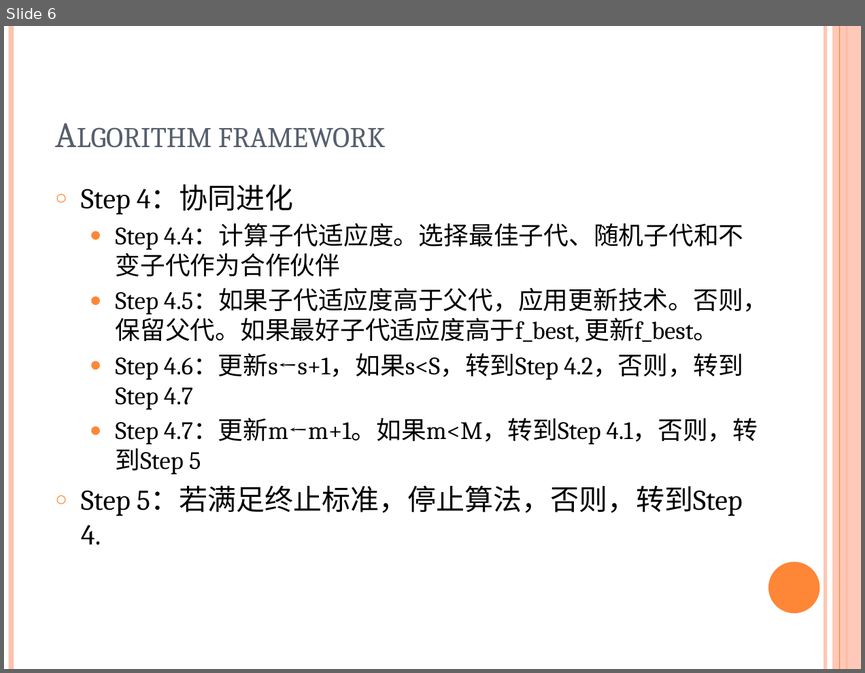
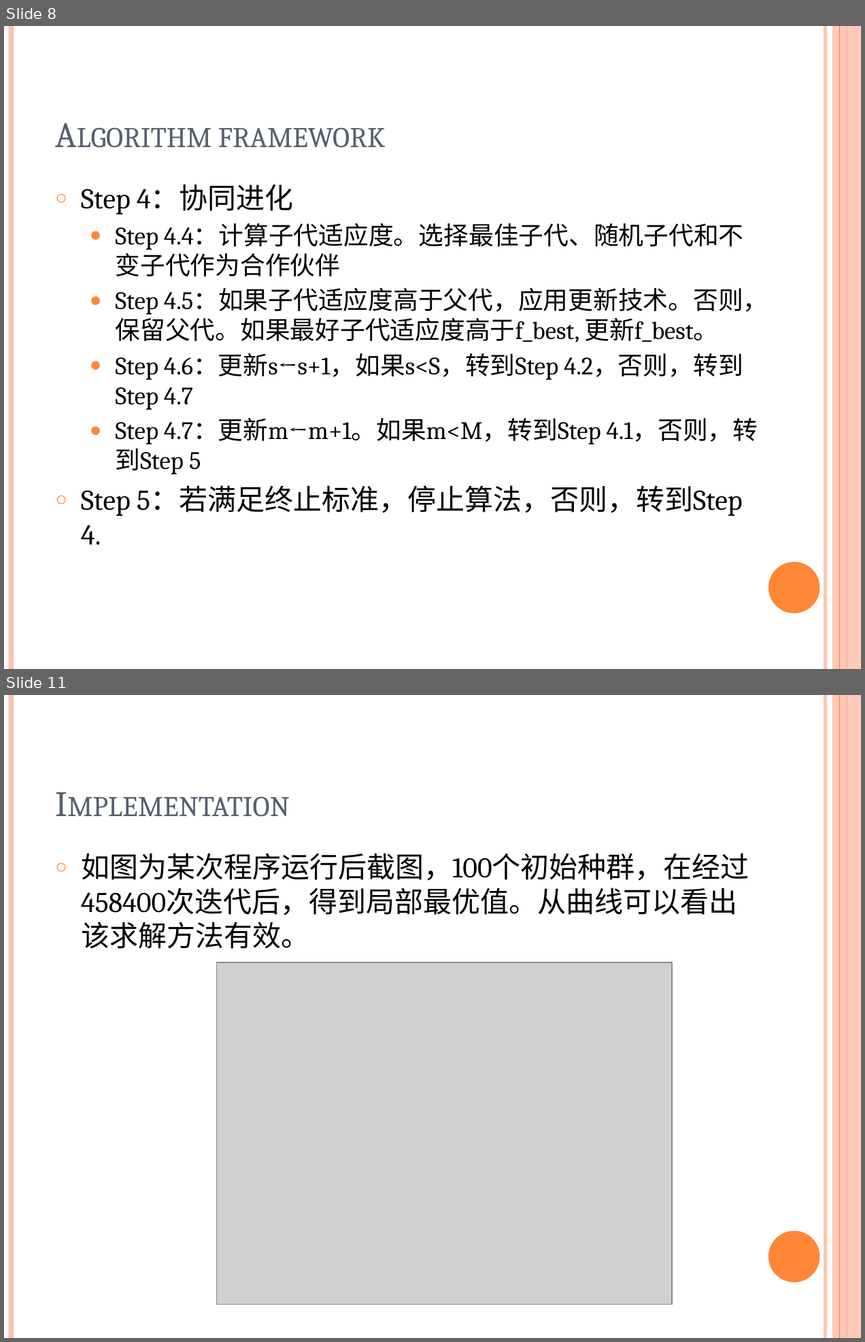
Before and after one commit to likaihz/EAS, a slide deck: JiaChenghao/合作协同进化算法解决作业调度问题.pptx. Shown one above the other, each under a label of ours: slide 6 before the commit, slides 8 and 11 after it; the slides between them are not shown. The pictures are 865x673 and 865x1342 pixels, drawn with LibreOffice and Linux fonts; fonts in the diff are those of the drawing; grey boxes stand for pictures. Boxes give left, top, right and bottom in pixels: in the first picture for what was removed or moved away, otherwise in the second. Text is boxed around its words. In the diff, an @@ line names an element or a change of style, - is before the commit and + after.

```diff
--- a/JiaChenghao/合作协同进化算法解决作业调度问题.pptx
+++ b/JiaChenghao/合作协同进化算法解决作业调度问题.pptx
@@ slide 11 added at bbox=[4, 695, 861, 1338], background #FFFFFF; not listed: 6 template elements that a slide beside it also shows @@
@@ title added at bbox=[47, 721, 747, 828], 30 pt, text #575F6D, small capitals @@
+Implementation
@@ text added at bbox=[81, 853, 749, 949], 24 pt, text #000000 @@
+○ 如图为某次程序运行后截图，100个初始种群，在经过458400次迭代后，得到局部最优值。从曲线可以看出该求解方法有效。
@@ picture added at bbox=[216, 962, 672, 1304] @@
@@ what was slide 6 is now slide 8 @@
```
Also in this commit, not shown: 7 other slides added, 1 other file.
